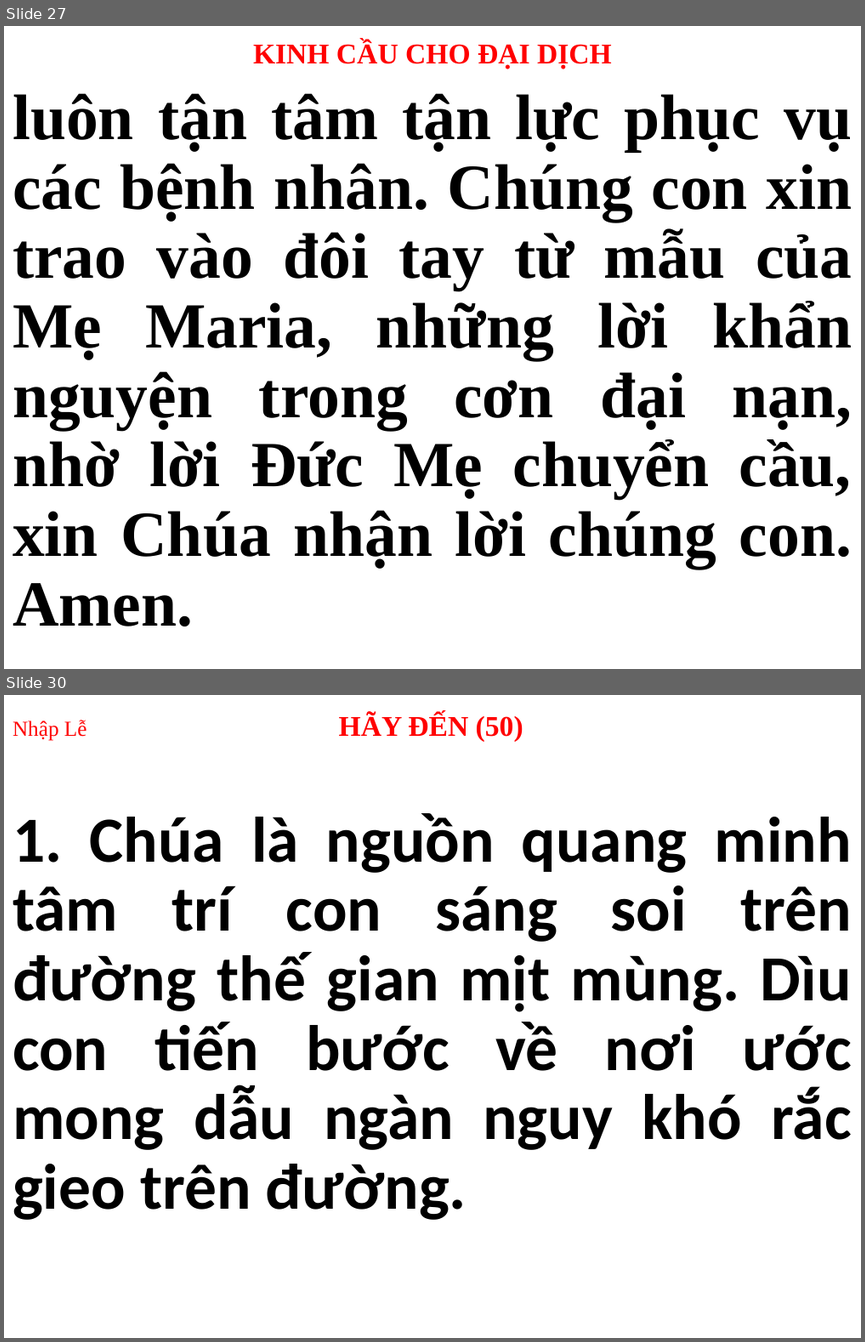
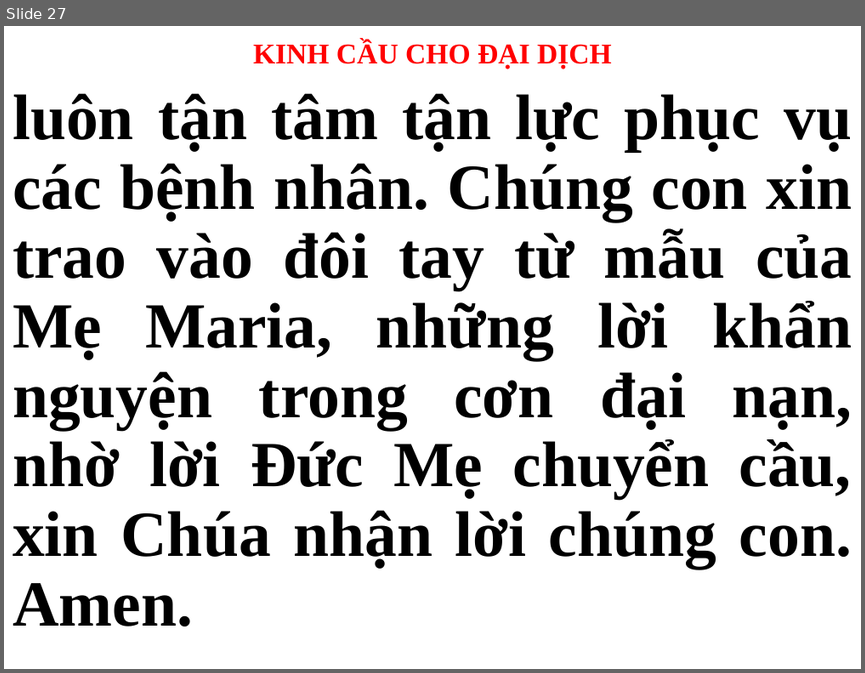
Before and after one commit to webfullstack99/usb-songs, a slide deck: CN.pptx. Shown one above the other, each under a label of ours: slides 27 and 30 before the commit, slide 27 after it; the slides between them are not shown. The pictures are 865x1342 and 865x673 pixels, drawn with LibreOffice and Linux fonts; fonts in the diff are those of the drawing. Boxes give left, top, right and bottom in pixels: in the first picture for what was removed or moved away, otherwise in the second. Text is boxed around its words. In the diff, an @@ line names an element or a change of style, - is before the commit and + after.

```diff
--- a/CN.pptx
+++ b/CN.pptx
@@ slide 30 removed at (4, 695, 861, 1338), background #FFFFFF @@
@@ title removed at (12, 713, 523, 741) @@
-Nhập Lễ HÃY ĐẾN (50)
@@ subtitle removed at (12, 813, 851, 1219) @@
-1. Chúa là nguồn quang minh tâm trí con sáng soi trên đường thế gian mịt mùng. Dìu con tiến bước về nơi ước mong dẫu ngàn nguy khó rắc gieo trên đường.
```
Also in this commit, not shown: 4 slides changed, 31 slides added, 46 other slides removed, 1 other file.
